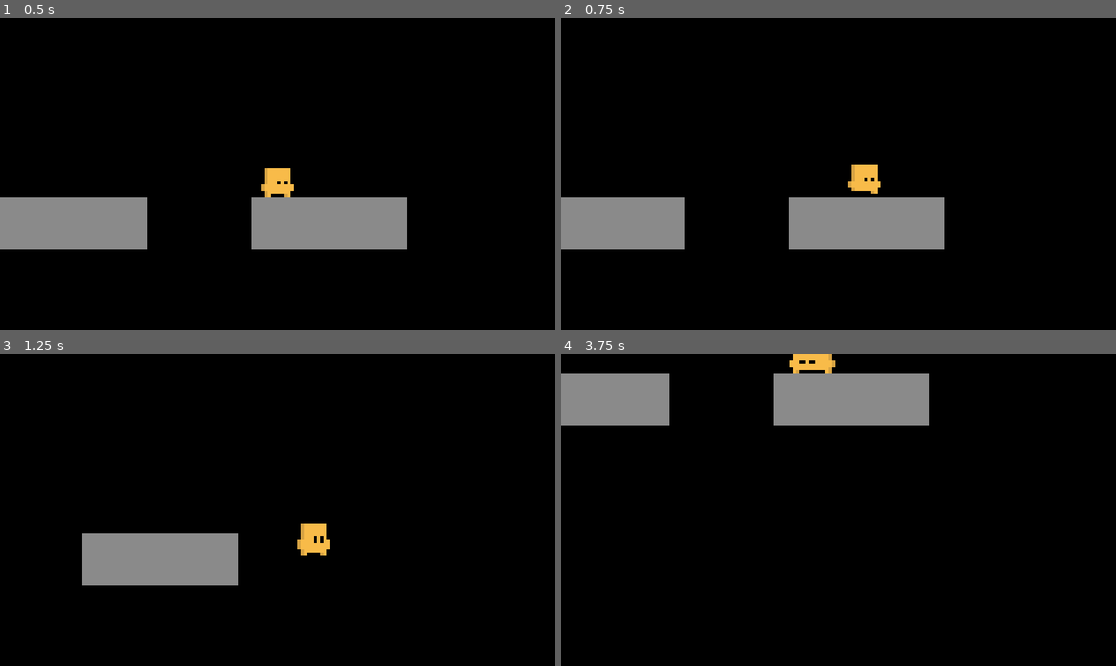
Above: before the commit, frames 1-4 (two rows, left to right).
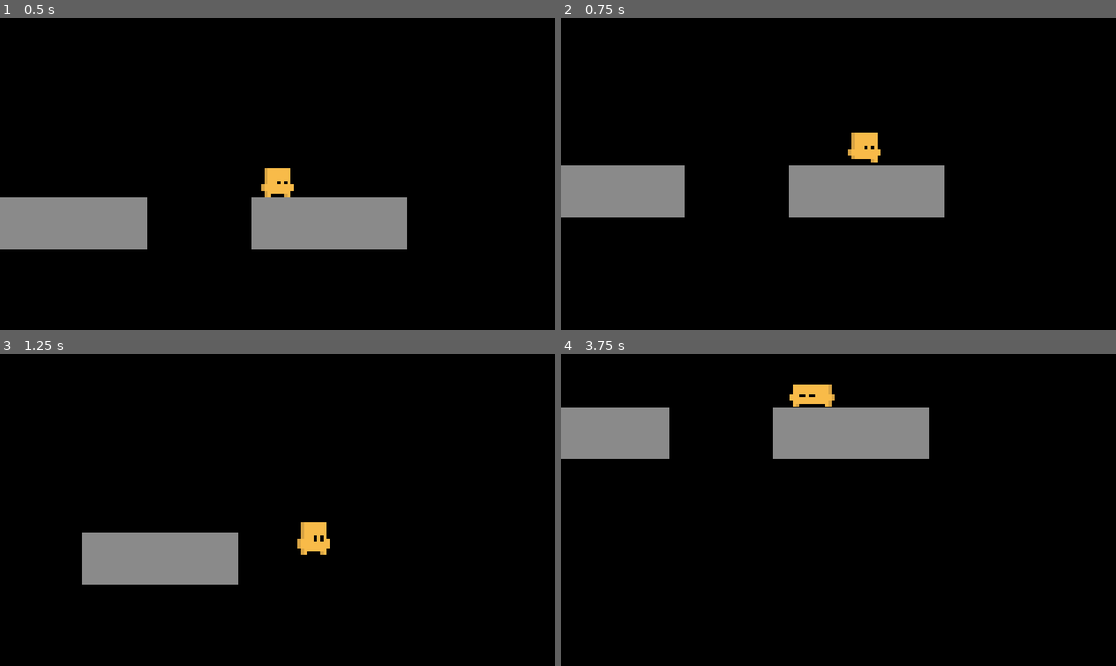
Above: after the commit, the same moments.

Repository: Nhoque3786/cubicalprototype
Game: Godot game, scene res://Levels/Testing Grounds/PlayerTesting.tscn
Two runs of this game, one before a commit and one after it. Both use one fixed random seed, a clock stepped at 60 frames per second and the inputs below.
Inputs:
- Up to frame 1 (0.5 s): no input
- Up to frame 2 (0.75 s): tap Enter at 0.5 s; hold D (move_right) from 0.53 s (still down); tap K (cam_down, bound only after the commit) at 0.6 s
- Up to frame 3 (1.25 s): keep holding D (move_right); tap Space (jump) at 0.77, 1.07 s; tap P (cam_focus, bound only after the commit) at 0.8 s
- Up to frame 4 (3.75 s): release D (move_right) at 1.28 s; hold A (move_left) 1.28-2.03 s; tap P (cam_focus, bound only after the commit) at 1.35 s; tap Space (jump) at 1.52, 1.82, 3.02, 3.32 s; tap J (cam_left, bound only after the commit) at 1.55, 2.1 s; hold D (move_right) 2.03-3.53 s; tap L (cam_right, bound only after the commit) at 2.3, 2.85 s; tap I (cam_up, bound only after the commit) at 3.05, 3.6 s; hold A (move_left) from 3.53 s (still down)

Frame 1 is identical in both runs. In frame 2, 11% of the frame differs, in the area x 0-70%, y 36-75%; in frame 3, 0.2%; in frame 4, 11%.

Commit message:
New camera logic and finally, camera controls Idk

Diff:
--- a/Levels/Testing Grounds/Platforms.tscn
+++ b/Levels/Testing Grounds/Platforms.tscn
@@ -33,6 +33,6 @@
 
 [node name="Camera" parent="." unique_id=13397179 node_paths=PackedStringArray("target") instance=ExtResource("4_c6uyu")]
 transform = Transform3D(1, 0, 0, 0, 1, 0, 0, 0, 1, 0, 1, 7)
-size = 6.0
 target = NodePath("../Level/Cubic")
 radius = 16.0
+orthographic_size = 6.0
--- a/Levels/Testing Grounds/PlayerTesting.tscn
+++ b/Levels/Testing Grounds/PlayerTesting.tscn
@@ -33,6 +33,5 @@
 
 [node name="Camera" parent="." unique_id=13397179 node_paths=PackedStringArray("target") instance=ExtResource("4_18icj")]
 transform = Transform3D(1, 0, 0, 0, 1, 0, 0, 0, 1, 0, 1, 7)
-size = 6.0
 target = NodePath("../Level/Cubic")
 radius = 16.0
--- a/Things/Camera/Camera.tscn
+++ b/Things/Camera/Camera.tscn
@@ -2,6 +2,15 @@
 
 [ext_resource type="Script" uid="uid://ma2fydjdph4i" path="res://Things/Camera/Script/camera.gd" id="1_6sa4p"]
 
-[node name="Camera" type="Camera3D" unique_id=13397179]
+[node name="Camera" type="Node3D" unique_id=13397179]
+script = ExtResource("1_6sa4p")
+
+[node name="SpringArm3D" type="SpringArm3D" parent="."]
+spring_length = 8.0
+margin = 0.1
+
+[node name="ActualCamera" type="Camera3D" parent="SpringArm3D"]
 projection = 1
-script = ExtResource("1_6sa4p")
+size = 6.0
+near = 0.1
+far = 2000.0
--- a/Things/Camera/Script/camera.gd
+++ b/Things/Camera/Script/camera.gd
@@ -1,60 +1,100 @@
-extends Camera3D
+extends Node3D
 
-@export var target : Node3D = null
-@export var angle : float = 0.0
-@export var radius : float = 5
-@export var height : float = 0.0
-@export var smooth_speed : float = 8.0
-#TODO: add camera controls with R Stick/WASD/Mouse
+@export_group("Tracking")
+@export var target: Node3D = null
+@export var height: float = 0.0
+@export var smooth_speed: float = 8.0
+@export var lock_depth: bool = true
+
+@export_group("Panning")
+@export var pan_speed: float = 16.0
+@export var pan_limit: float = 4.0
+@export var pan_return_speed: float = 4.0
+
+@export_group("Setup")
+@export var angle: float = 0.0
+@export var radius: float = 8.0
+@export var orthographic_size: float = 6.0
+
+@onready var spring_arm: SpringArm3D = $SpringArm3D
+@onready var actual_camera: Camera3D = $SpringArm3D/ActualCamera
+var pan_offset: Vector3 = Vector3.ZERO
+var locked_depth: float = 0.0
+
 func _ready() -> void:
 	process_mode = PROCESS_MODE_ALWAYS
-	set_projection(Camera3D.PROJECTION_ORTHOGONAL)
+	spring_arm.spring_length = radius
+	actual_camera.projection = Camera3D.PROJECTION_ORTHOGONAL
+	actual_camera.size = orthographic_size
 
-	far = 2000.0
-	near = 0.1
+	# Set the rig's rotation ONCE at the start. It will not change again.
+	self.rotation.y = deg_to_rad(angle)
 
 	if target == null:
-		push_warning("Camera has no target assigned; keeping scene transform.")
+		push_warning("Camera rig has no target assigned.")
 		return
 
-	_update_camera_pos(0.0)
-	_align_rotation()
+	locked_depth = _get_depth_axis().dot(target.global_position)
+
+	# Set initial position
+	_update_rig_pos(0.0)
 
 func _process(delta: float) -> void:
 	if target == null:
 		return
-	_update_camera_pos(delta)
-	_align_rotation()
+	_handle_panning(delta)
 
-func _align_rotation() -> void:
-	var rad: float = deg_to_rad(angle)
-	var forward: Vector3 = Vector3(sin(rad), 0, cos(rad))
-	# Aponta a câmera sempre na direção de profundidade fixa (perpendicular ao plano)
-	look_at(global_position - forward, Vector3.UP)
+	if Input.is_action_just_pressed("cam_focus"):
+		pan_offset = Vector3.ZERO
 
-func _update_camera_pos(delta: float) -> void:
-	var rad: float = deg_to_rad(angle)
-	var forward: Vector3 = Vector3(sin(rad), 0, cos(rad))
-	var right: Vector3 = Vector3(forward.z, 0, -forward.x)
+	_update_rig_pos(delta)
 
-	# Strip the target's depth component entirely so the camera
-	# never shifts along the viewing axis when Cubic snaps to a
-	# different Z-lane.
+func _handle_panning(delta: float) -> void:
+	# Get input from actions defined in Project > Project Settings > Input Map
+	var pan_input := Input.get_vector("cam_left", "cam_right", "cam_up", "cam_down")
+
+	# Update the pan_offset based on input
+	# We use the camera's own basis vectors to ensure "right" is always screen-right.
+	var screen_right := global_transform.basis.x
+	var screen_up := Vector3.UP
+	pan_offset += screen_right * pan_input.x * pan_speed * delta
+	pan_offset += screen_up * -pan_input.y * pan_speed * delta
+
+	if lock_depth:
+		var depth_axis := _get_depth_axis()
+		pan_offset -= depth_axis * depth_axis.dot(pan_offset)
+
+	# Clamp the offset to a maximum distance from the player
+	pan_offset = pan_offset.limit_length(pan_limit)
+
+	# If cubic moves, return the focus to him
+	var move_actions: Array[StringName] = [&"move_left", &"move_right", &"jump"]
+	if move_actions.any(Input.is_action_just_pressed):
+		pan_offset = Vector3.ZERO
+
+func _update_rig_pos(delta: float) -> void:
 	var target_world: Vector3 = target.global_position
-	var depth_component: float = forward.dot(target_world)
-	var flat_target: Vector3 = target_world - forward * depth_component
 
-	var target_pos: Vector3 = flat_target + Vector3.UP * height
-	target_pos += forward * radius
+	if lock_depth:
+		var depth_axis := _get_depth_axis()
+		target_world += depth_axis * (locked_depth - depth_axis.dot(target_world))
 
+	# The target position for our rig is the flattened player position,
+	# PLUS our new panning offset.
+	var target_pos: Vector3 = target_world + Vector3.UP * height + pan_offset
+
+	# Smoothly move the entire rig towards the target position.
 	if delta > 0 and smooth_speed > 0:
-		# Lerp only the non-depth axes; depth is always exactly radius.
 		var t: float = 1.0 - exp(-smooth_speed * delta)
-		var new_pos: Vector3 = global_position.lerp(target_pos, t)
-		# Force the depth axis to the exact target value (no lerp drift).
-		var depth_amount: float = forward.dot(new_pos)
-		var target_depth: float = forward.dot(target_pos)
-		new_pos += forward * (target_depth - depth_amount)
-		global_position = new_pos
+		global_position = global_position.lerp(target_pos, t)
 	else:
 		global_position = target_pos
+
+func _get_depth_axis() -> Vector3:
+	var depth_axis := global_transform.basis.z
+	depth_axis.y = 0.0
+
+	if depth_axis.is_zero_approx():
+		return Vector3.BACK
+
+	return depth_axis.normalized()
--- a/project.godot
+++ b/project.godot
@@ -52,6 +52,36 @@
 , Object(InputEventJoypadMotion,"resource_local_to_scene":false,"resource_name":"","device":-1,"axis":5,"axis_value":1.0,"script":null)
 ]
 }
+cam_left={
+"deadzone": 0.2,
+"events": [Object(InputEventKey,"resource_local_to_scene":false,"resource_name":"","device":-1,"window_id":0,"alt_pressed":false,"shift_pressed":false,"ctrl_pressed":false,"meta_pressed":false,"pressed":false,"keycode":0,"physical_keycode":74,"key_label":0,"unicode":106,"location":0,"echo":false,"script":null)
+, Object(InputEventJoypadMotion,"resource_local_to_scene":false,"resource_name":"","device":-1,"axis":2,"axis_value":-1.0,"script":null)
+]
+}
+cam_right={
+"deadzone": 0.2,
+"events": [Object(InputEventKey,"resource_local_to_scene":false,"resource_name":"","device":-1,"window_id":0,"alt_pressed":false,"shift_pressed":false,"ctrl_pressed":false,"meta_pressed":false,"pressed":false,"keycode":0,"physical_keycode":76,"key_label":0,"unicode":108,"location":0,"echo":false,"script":null)
+, Object(InputEventJoypadMotion,"resource_local_to_scene":false,"resource_name":"","device":-1,"axis":2,"axis_value":1.0,"script":null)
+]
+}
+cam_up={
+"deadzone": 0.2,
+"events": [Object(InputEventKey,"resource_local_to_scene":false,"resource_name":"","device":-1,"window_id":0,"alt_pressed":false,"shift_pressed":false,"ctrl_pressed":false,"meta_pressed":false,"pressed":false,"keycode":0,"physical_keycode":73,"key_label":0,"unicode":105,"location":0,"echo":false,"script":null)
+, Object(InputEventJoypadMotion,"resource_local_to_scene":false,"resource_name":"","device":-1,"axis":3,"axis_value":-1.0,"script":null)
+]
+}
+cam_down={
+"deadzone": 0.2,
+"events": [Object(InputEventKey,"resource_local_to_scene":false,"resource_name":"","device":-1,"window_id":0,"alt_pressed":false,"shift_pressed":false,"ctrl_pressed":false,"meta_pressed":false,"pressed":false,"keycode":0,"physical_keycode":75,"key_label":0,"unicode":107,"location":0,"echo":false,"script":null)
+, Object(InputEventJoypadMotion,"resource_local_to_scene":false,"resource_name":"","device":-1,"axis":3,"axis_value":1.0,"script":null)
+]
+}
+cam_focus={
+"deadzone": 0.2,
+"events": [Object(InputEventKey,"resource_local_to_scene":false,"resource_name":"","device":-1,"window_id":0,"alt_pressed":false,"shift_pressed":false,"ctrl_pressed":false,"meta_pressed":false,"pressed":false,"keycode":0,"physical_keycode":80,"key_label":0,"unicode":112,"location":0,"echo":false,"script":null)
+, Object(InputEventJoypadButton,"resource_local_to_scene":false,"resource_name":"","device":-1,"button_index":8,"pressure":0.0,"pressed":true,"script":null)
+]
+}
 
 [physics]
 
